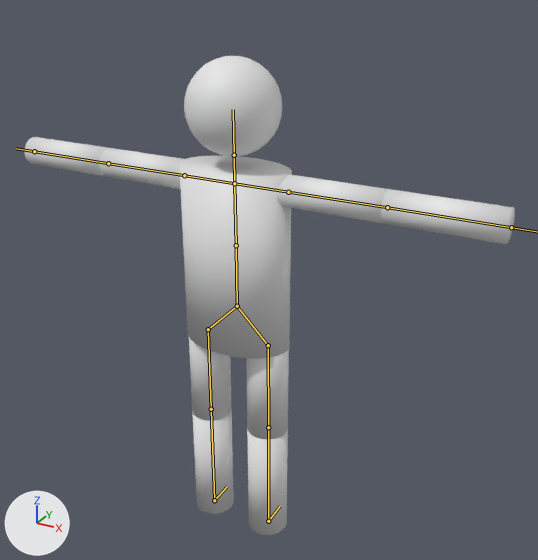
Renders of the Blender file Content/Resources/Character02.blend from each side of a commit.
Rendered twice from a 50 mm lens placed at (62.4, -101.8, 103.1), pointed at (0.2, 11.2, 46.6). The axes (+X, +Y, +Z) are drawn at lower left. The lights are the same throughout. The bones that bend it are drawn over the model as lines.
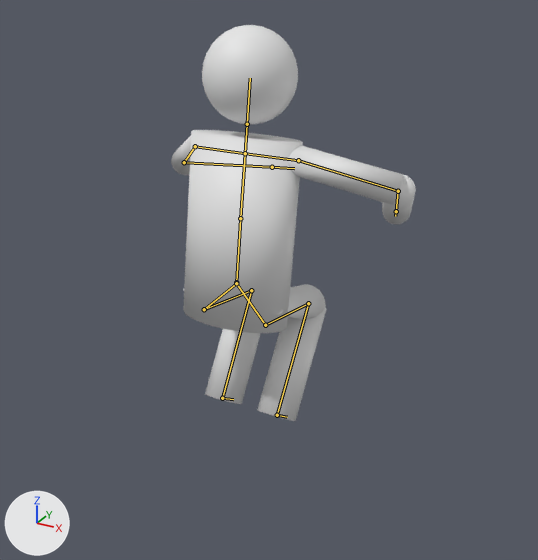
The newer file adds an action. The first version stands in its rest pose; the second is drawn at frame 20 of the action 'jump'.

What differs and where, as boxes (x1, y1, x2, y2) in the pictures (538 x 560 px):
'mesh', posed (50% narrower, 17% shorter): before (25, 56, 515, 535); after (171, 25, 416, 421)
bone 'spine01', root to tip: before (237, 306) to (236, 245); after (236, 282) to (240, 218)
bone 'upperarm_l', root to tip: before (184, 175) to (108, 163); after (195, 146) to (184, 162)
bone 'lowerarm_l', root to tip: before (108, 163) to (34, 151); after (184, 162) to (272, 167)
bone 'upperarm_r', root to tip: before (288, 192) to (387, 207); after (298, 160) to (398, 191)
bone 'lowerarm_r', root to tip: before (387, 207) to (511, 227); after (398, 191) to (396, 211)
bone 'thigh_l', root to tip: before (208, 329) to (211, 409); after (204, 309) to (251, 290)
bone 'calf_l', root to tip: before (211, 409) to (214, 500); after (251, 290) to (222, 398)
bone 'thigh_r', root to tip: before (268, 345) to (268, 427); after (265, 325) to (308, 303)
bone 'calf_r', root to tip: before (268, 427) to (268, 521); after (308, 303) to (277, 415)

The edits, one by one:
Bone 'spine01' (bone_spine01) moves from (0.0, 0.0, 0.0) to (0.0, 0.46, 0.0).
Bone 'spine01' (bone_spine01) turns from (0, 0, 0) to (-9, 0, 0) degrees about its own x, y and z.
Bone 'upperarm_l' (bone_upperarm_l) turns from (0, 0, 0) to (-51, 21, 1) degrees about its own x, y and z.
Bone 'lowerarm_l' (bone_lowerarm_l) turns from (0, 0, 0) to (-86, -15, 13) degrees about its own x, y and z.
Bone 'upperarm_r' (bone_upperarm_r) turns from (0, 0, 0) to (-26, -35, 3) degrees about its own x, y and z.
Bone 'lowerarm_r' (bone_lowerarm_r) turns from (0, 0, 0) to (-86, 15, -12) degrees about its own x, y and z.
Bone 'thigh_l' (bone_thigh_l) turns from (0, 0, 0) to (0, 0, -89) degrees about its own x, y and z.
Bone 'calf_l' (bone_calf_l) turns from (0, 0, 0) to (0, 0, 113) degrees about its own x, y and z.
Bone 'thigh_r' (bone_thigh_r) turns from (0, 0, 0) to (0, 0, 89) degrees about its own x, y and z.
Bone 'calf_r' (bone_calf_r) turns from (0, 0, 0) to (0, 0, -115) degrees about its own x, y and z.
